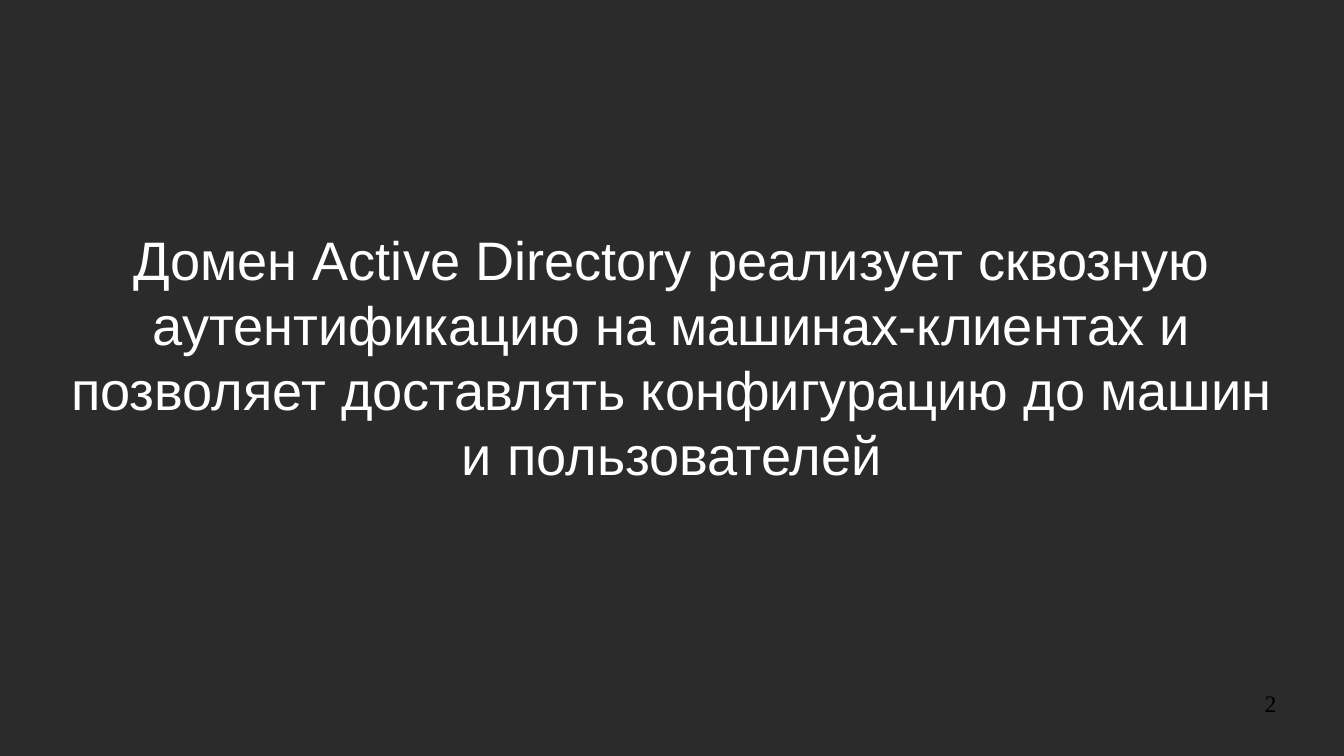
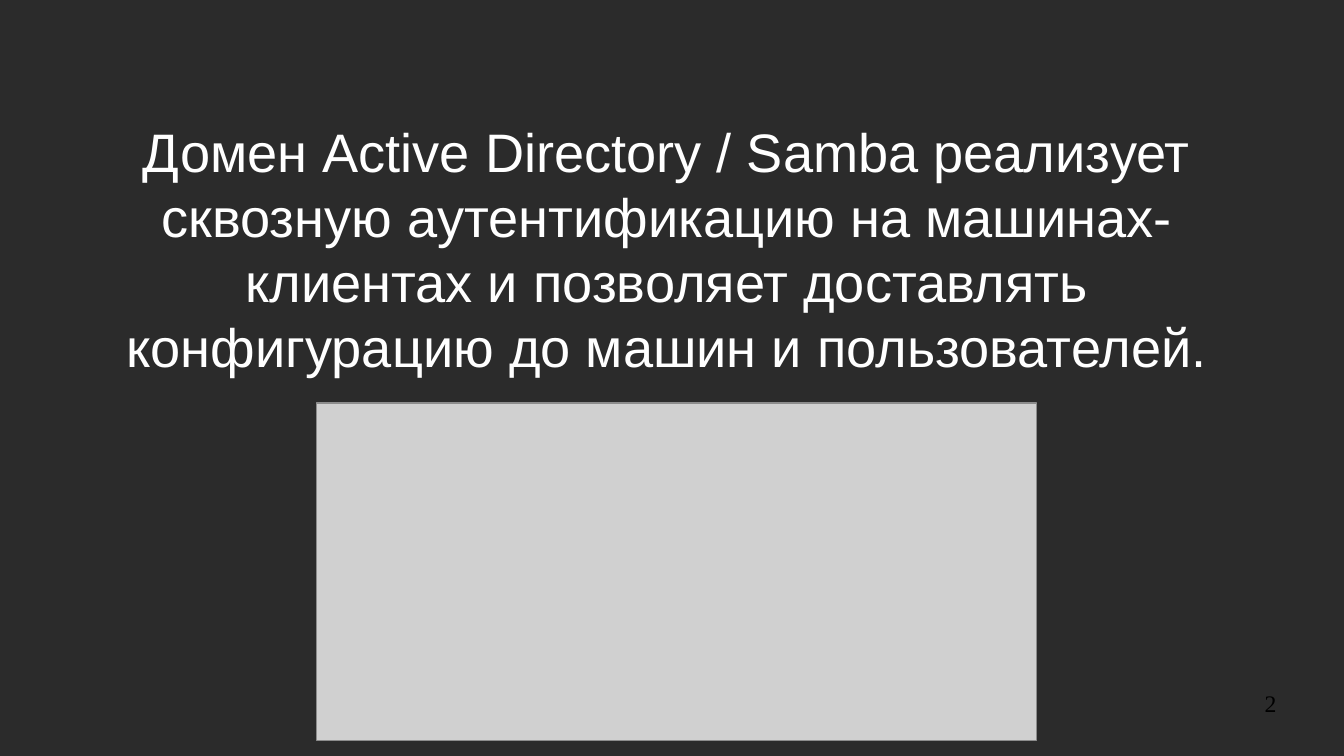
Before and after one commit to NIR-Ginko/presentations, a slide deck: slide 2 of 2020-11-05 Group Policies in ALT/abstract.odp. Drawn at 1344x756 pixels with LibreOffice and Linux fonts; fonts in the diff are those of the drawing; grey boxes stand for pictures; background and template pictures are left out; a plain dark background stands for a picture behind light text. Boxes give left, top, right and bottom in pixels: in the first picture for what was removed or moved away, otherwise in the second. Text is boxed around its words. In the diff, an @@ line names an element or a change of style, - is before the commit and + after.

Commit message:
Presentation updated

```diff
--- a/2020-11-05 Group Policies in ALT/abstract.odp
+++ b/2020-11-05 Group Policies in ALT/abstract.odp
@@ subtitle at <box>126,132,1206,376</box>: text changed @@
-Домен Active Directory реализует сквозную аутентификацию на машинах-клиентах и позволяет доставлять конфигурацию до машин и пользователей
+Домен Active Directory / Samba реализует сквозную аутентификацию на машинах-клиентах и позволяет доставлять конфигурацию до машин и пользователей.
@@ picture added at <box>317,404,1038,742</box> @@
```
Also in this commit, not shown: 1 other slide changed, 1 slide removed, 4 other files.
